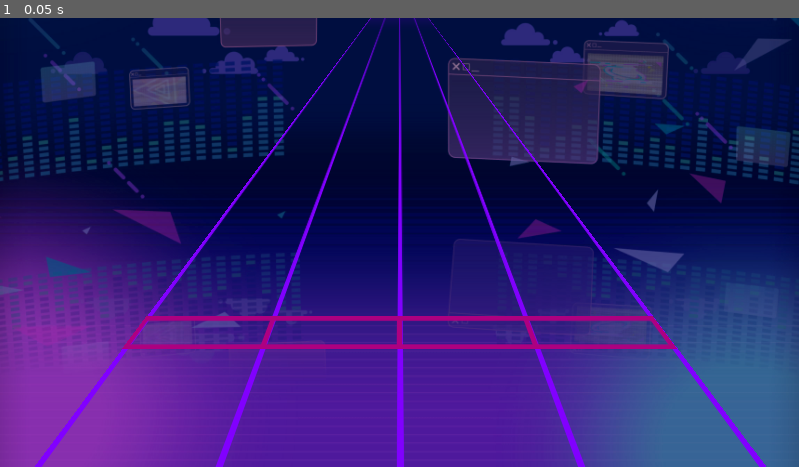
Above: before the commit, frame 1.
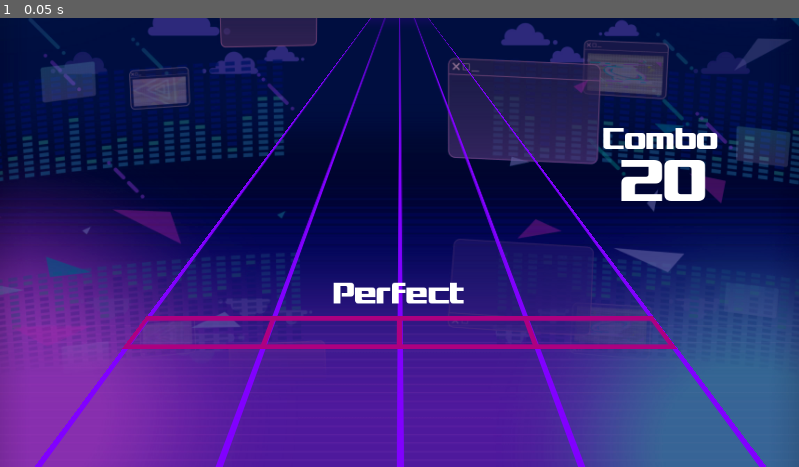
Above: after the commit, the same moment.

Repository: mikyu39/postmodern-game
Game: Godot game, scene res://Scenes/rhythm_game.tscn
Two runs of this game, one before a commit and one after it. Both use one fixed random seed, a clock stepped at 60 frames per second and the inputs below. This scene is started directly instead of the project's main scene.
Inputs:
- Up to frame 1 (0.05 s): no input

The runs differ from the first frame. In frame 1, 1.6% of the frame differs, in the area x 41-90%, y 24-64%.

Commit message:
added combo counter and judgement demonstration

Diff:
--- a/cyberpunkfinal/Scenes/rhythm_game.tscn
+++ b/cyberpunkfinal/Scenes/rhythm_game.tscn
@@ -1,9 +1,10 @@
-[gd_scene load_steps=6 format=3 uid="uid://c2cwt2y72sqmh"]
+[gd_scene load_steps=7 format=3 uid="uid://c2cwt2y72sqmh"]
 
 [ext_resource type="Texture2D" uid="uid://d1bua8tkr7d8r" path="res://Assets/PJSK assets/default.png" id="1_cxnnh"]
 [ext_resource type="Script" uid="uid://wy6osnbsi21i" path="res://Scripts/rhythm_game.gd" id="1_s6ga1"]
 [ext_resource type="Texture2D" uid="uid://ciettg31ax3sp" path="res://Assets/PJSK assets/judgement.png" id="2_76km0"]
 [ext_resource type="Texture2D" uid="uid://o8crydd5w0di" path="res://Assets/PJSK assets/notes.png" id="3_s6ga1"]
+[ext_resource type="FontFile" uid="uid://caxcdvapyomap" path="res://Assets/Interceptor.otf" id="4_lvn8m"]
 
 [sub_resource type="BoxShape3D" id="BoxShape3D_s6ga1"]
 size = Vector3(1, 1, 70)
@@ -12,6 +13,7 @@
 script = ExtResource("1_s6ga1")
 note_speed = 47
 timer_offset = -20
+map = "1"
 
 [node name="Background" type="Sprite3D" parent="."]
 transform = Transform3D(14, 0, 0, 0, 10.404, -9.36783, 0, 9.36783, 10.404, 0, -39, 66)
@@ -33,6 +35,55 @@
 [node name="Camera3D" type="Camera3D" parent="."]
 transform = Transform3D(-1, 5.84973e-08, -6.49678e-08, 0, 0.743145, 0.669131, 8.74228e-08, 0.669131, -0.743145, 0, 5, -13)
 current = true
+
+[node name="Control" type="Control" parent="Camera3D"]
+layout_mode = 3
+anchors_preset = 0
+offset_right = 40.0
+offset_bottom = 40.0
+
+[node name="Judgement" type="RichTextLabel" parent="Camera3D/Control"]
+layout_mode = 1
+anchors_preset = -1
+anchor_right = 28.805
+anchor_bottom = 16.199
+offset_left = 442.0
+offset_top = 380.0
+offset_right = -442.2
+offset_bottom = -222.96
+grow_horizontal = 2
+grow_vertical = 2
+pivot_offset = Vector2(134, 22)
+theme_override_fonts/normal_font = ExtResource("4_lvn8m")
+theme_override_font_sizes/normal_font_size = 40
+text = "Perfect"
+horizontal_alignment = 1
+
+[node name="Combo" type="Control" parent="Camera3D/Control"]
+anchors_preset = 0
+offset_right = 40.0
+offset_bottom = 40.0
+
+[node name="ComboLabel" type="RichTextLabel" parent="Camera3D/Control/Combo"]
+offset_left = 819.0
+offset_top = 157.0
+offset_right = 1087.0
+offset_bottom = 218.0
+theme_override_fonts/normal_font = ExtResource("4_lvn8m")
+theme_override_font_sizes/normal_font_size = 40
+text = "Combo"
+horizontal_alignment = 1
+
+[node name="ComboNum" type="RichTextLabel" parent="Camera3D/Control/Combo"]
+offset_left = 885.0
+offset_top = 201.0
+offset_right = 1033.0
+offset_bottom = 292.0
+pivot_offset = Vector2(74, 35)
+theme_override_fonts/normal_font = ExtResource("4_lvn8m")
+theme_override_font_sizes/normal_font_size = 80
+text = "20"
+horizontal_alignment = 1
 
 [node name="Lane0Counter" type="Area3D" parent="."]
 
--- a/cyberpunkfinal/Scripts/rhythm_game.gd
+++ b/cyberpunkfinal/Scripts/rhythm_game.gd
@@ -54,7 +54,18 @@
 
 const hold_note_offset = 24
 
+@export
 var map = ""
+
+var combo = 0
+
+var max_combo = 0
+
+var score = 0
+
+var t_judge = 1.0
+
+var t_combo = 1.0
 
 func spawn_tap(lane, start_time):
 	var cur_note = tap_note.instantiate()
@@ -91,17 +102,41 @@
 	cur_note.get_child(0).velocity = Vector3(0, 0, -1 * note_speed)
 	add_child(cur_note)
 
+func show_judgement(judge):
+	$Camera3D/Control/Judgement.text = judge
+	$Camera3D/Control/Judgement.scale = Vector2(0.6, 0.6)
+	t_judge = 0.6
+
+func show_combo(combo):
+	$Camera3D/Control/Combo/ComboNum.visible = (combo > 0)
+	$Camera3D/Control/Combo/ComboLabel.visible = (combo > 0)
+	$Camera3D/Control/Combo/ComboNum.text = str(combo)
+	$Camera3D/Control/Combo/ComboNum.scale = Vector2(0.6, 0.6)
+	t_combo = 0.6
+
 func judge_time(dist):
+	var judgement = ""
 	if 125 < dist:
-		print("miss")
+		judgement = "miss"
+		combo = 0
 	elif 108.3 < dist and dist <= 125:
-		print("bad")
+		judgement = "bad"
+		combo = 0
+		score += 1
 	elif 83.3 < dist and dist <= 108.3:
-		print('good')
+		judgement = 'good'
+		combo = 0
+		score += 2
 	elif 41.7 < dist and dist <= 83.3:
-		print('great')
+		judgement = 'great'
+		combo += 1
+		score += 3
 	elif dist <= 41.7:
-		print('perfect')
+		judgement = 'perfect'
+		combo += 1
+		score += 4
+	show_judgement(judgement)
+	show_combo(combo)
 	$TapSoundPlayer.play()
 
 func judge_l0():
@@ -129,6 +164,8 @@
 			while !in_lane0.size() == 0 and (in_lane0[0] == null or in_lane0[0].get_type() == 2):
 				var middle = in_lane0[0]
 				if is_instance_valid(middle):
+					if middle.get_type() == 1:
+						break
 					middle.free()
 				in_lane0.pop_front()
 			cur_note.free()
@@ -158,6 +195,8 @@
 			while !in_lane1.size() == 0 and (in_lane1[0] == null or in_lane1[0].get_type() == 2):
 				var middle = in_lane1[0]
 				if is_instance_valid(middle):
+					if middle.get_type() == 1:
+						break
 					middle.free()
 				in_lane1.pop_front()
 			cur_note.free()
@@ -187,6 +226,8 @@
 			while !in_lane2.size() == 0 and (in_lane2[0] == null or in_lane2[0].get_type() == 2):
 				var middle = in_lane2[0]
 				if is_instance_valid(middle):
+					if middle.get_type() == 1:
+						break
 					middle.free()
 				in_lane2.pop_front()
 			cur_note.free()
@@ -216,6 +257,8 @@
 			while !in_lane3.size() == 0 and (in_lane3[0] == null or in_lane3[0].get_type() == 2):
 				var middle = in_lane3[0]
 				if is_instance_valid(middle):
+					if middle.get_type() == 1:
+						break
 					middle.free()
 				in_lane3.pop_front()
 			cur_note.free()
@@ -342,8 +385,8 @@
 
 func register_hold(lane):
 	if Input.is_action_pressed("lane" + str(lane)):
-		print("perfect")
 		if curtime - last_played_hold >= hold_sound_cd:
+			judge_time(0)
 			$HoldSoundPlayer.play()
 			last_played_hold = curtime
 
@@ -356,6 +399,18 @@
 	$MusicPlayer.play()
 
 func _physics_process(delta: float) -> void:
+	t_judge += 0.1 * delta
+
+	t_judge = (1 - cos(PI * t_judge)) / 2
+
+	$Camera3D/Control/Judgement.scale = $Camera3D/Control/Judgement.scale.lerp(Vector2i(1, 1), t_judge)
+
+	t_combo += 0.1 * delta
+
+	t_combo = (1 - cos(PI * t_combo)) / 2
+
+	$Camera3D/Control/Combo/ComboNum.scale = $Camera3D/Control/Combo/ComboNum.scale.lerp(Vector2i(1, 1), t_combo)
+
 	check_and_spawn()
 	curtime += delta*1000
 	judge_l0()
Not shown: 1 places in cyberpunkfinal/Scenes/game.tscn that only renumber resources
